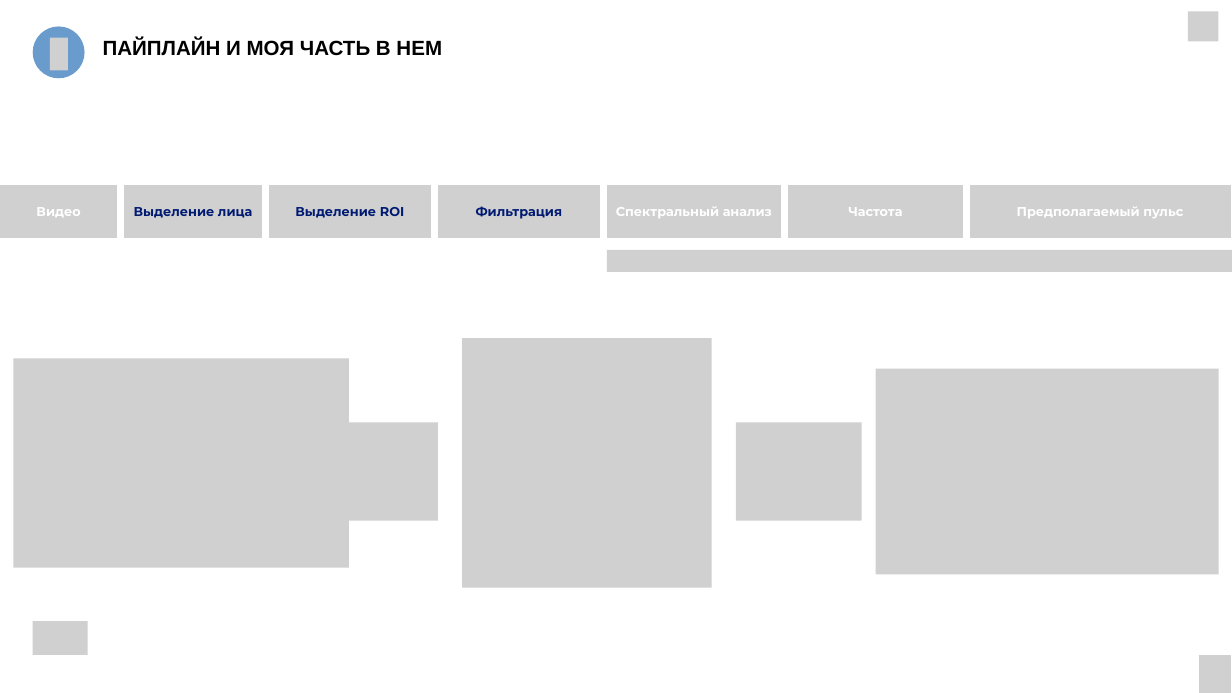
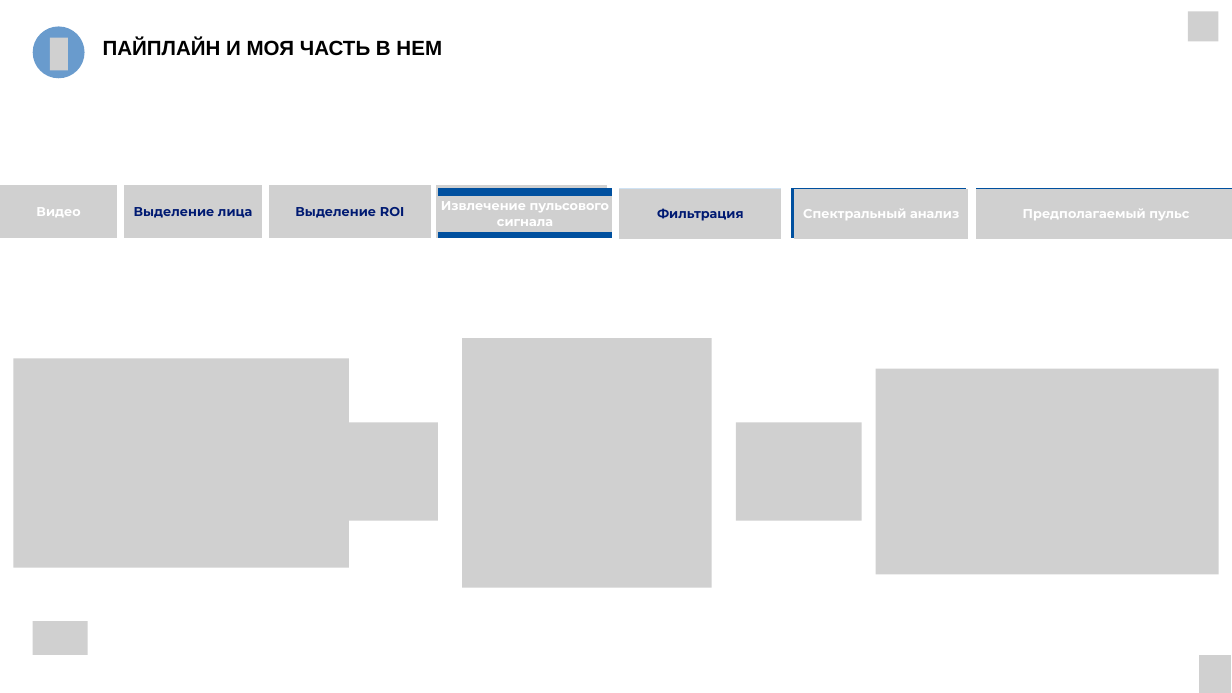
Before and after one commit to ByterGame/Coursework2026, a slide deck: slide 2 of Pyrkov.pptx. Drawn at 1232x693 pixels with LibreOffice and Linux fonts; fonts in the diff are those of the drawing; grey boxes stand for pictures. Boxes give left, top, right and bottom in pixels: in the first picture for what was removed or moved away, otherwise in the second. Text is boxed around its words. In the diff, an @@ line names an element or a change of style, - is before the commit and + after.

Commit message:
Слайд с пайплайном поменял

```diff
--- a/Pyrkov.pptx
+++ b/Pyrkov.pptx
@@ picture: place and size @@
-picture at (438, 185, 600, 238)
+picture at (436, 185, 607, 238)
@@ text "Спектральный анализ" rewrapped from (616, 207, 772, 218) to (443, 204, 599, 221) @@
@@ freeform shape: place and size @@
-freeform shape at (607, 188, 781, 238)
+freeform shape at (438, 188, 612, 238)
@@ picture added at (438, 196, 612, 232) @@
@@ text added at (441, 201, 609, 226), 15 pt, text #FFFFFF, bold @@
+Извлечение пульсового сигнала
@@ picture: place and size @@
-picture at (607, 185, 781, 238)
+picture at (620, 189, 782, 238)
@@ text "Фильтрация": place and size @@
-text "Фильтрация" at (476, 206, 563, 219)
+text "Фильтрация" at (657, 208, 744, 221)
@@ freeform shape: place and size @@
-freeform shape at (438, 188, 600, 238)
+freeform shape at (620, 188, 782, 238)
@@ freeform shape: place and size @@
-freeform shape at (788, 188, 963, 238)
+freeform shape at (792, 188, 966, 238)
@@ picture: place and size @@
-picture at (788, 185, 963, 238)
+picture at (794, 189, 968, 238)
@@ text added at (803, 209, 959, 220), 15 pt, text #FFFFFF, bold @@
+Спектральный анализ
@@ text removed at (848, 207, 902, 216) @@
-Частота
@@ picture: place and size @@
-picture at (970, 185, 1231, 238)
+picture at (976, 189, 1232, 238)
@@ text "Предполагаемый пульс": place and size @@
-text "Предполагаемый пульс" at (1017, 207, 1183, 218)
+text "Предполагаемый пульс" at (1023, 209, 1189, 220)
@@ freeform shape: place and size @@
-freeform shape at (970, 188, 1231, 238)
+freeform shape at (976, 188, 1232, 238)
@@ picture removed at (607, 250, 1232, 272) @@
```
